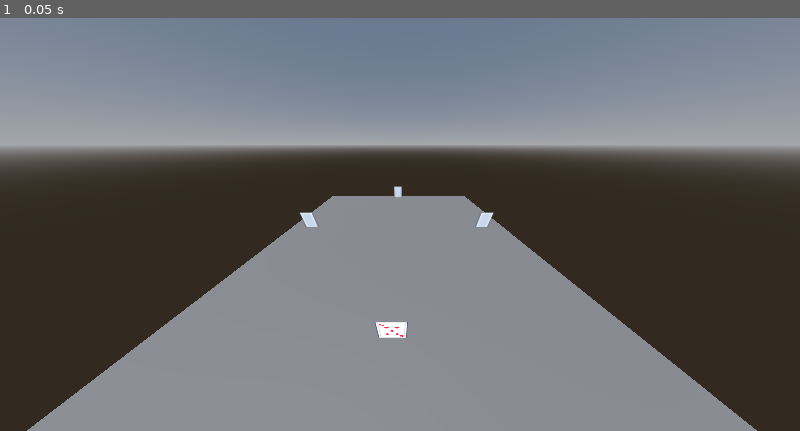
Above: before the commit, frame 1.
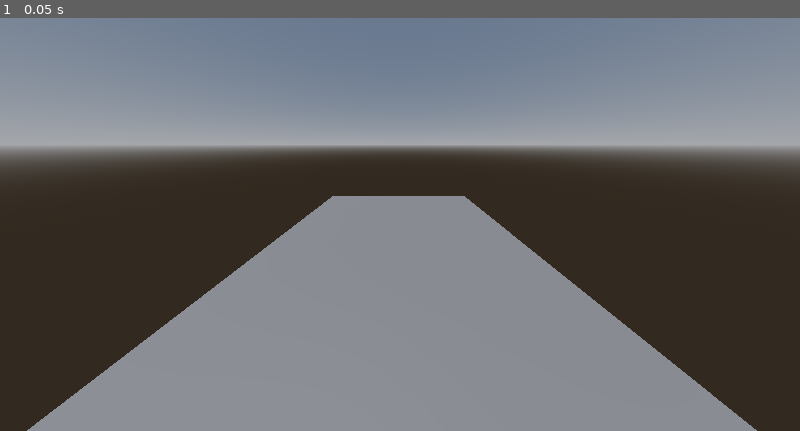
Above: after the commit, the same moment.

Repository: Feirbran/kuku
Game: Godot game, scene res://scenes/GameTable.tscn
Two runs of this game, one before a commit and one after it. Both use one fixed random seed, a clock stepped at 60 frames per second and the inputs below.
Inputs:
- Up to frame 1 (0.05 s): no input

The runs differ from the first frame. In frame 1, 0.3% of the frame differs, in the area x 37-62%, y 40-78%.

Commit message:
Nuovi marker = nuovi problemi

Diff:
--- a/game_manager.gd
+++ b/game_manager.gd
@@ -115,6 +115,11 @@
 		printerr("ERRORE: player_positions_node è null in deal_initial_cards!")
 		return
 
+	var card_spawn_points = get_node("CardSpawnPoints") # Ottieni il nodo contenitore delle posizioni carta
+	if not is_instance_valid(card_spawn_points) or card_spawn_points.get_child_count() < num_players:
+		printerr("ERRORE: Nodo CardSpawnPoints non trovato o non ha abbastanza posizioni!")
+		return
+
 	for i in range(num_players):
 		var drawn_card_data: CardData = DeckSetupScene.draw_card()
 		if drawn_card_data == null:
@@ -128,18 +133,23 @@
 		add_child(card_instance)
 		card_instance.card_data = drawn_card_data
 		players_data[i]["visual_card"] = card_instance
-		var player_marker: Marker3D = players_data[i]["marker"]
 
-		card_instance.global_transform.origin = player_marker.global_transform.origin + player_marker.transform.basis.z * 0.5 + Vector3(0, 0.02, 0)
-		card_instance.global_transform.basis = player_marker.global_transform.basis
+		var card_spawn_point = card_spawn_points.get_child(i) as Marker3D
+		if is_instance_valid(card_spawn_point):
+			card_instance.global_transform.origin = card_spawn_point.global_transform.origin + Vector3(0, 0.02, 0) # Posiziona sopra il tavolo
+			card_instance.global_transform.basis = card_spawn_point.global_transform.basis # Mantieni l'orientamento del punto di spawn
+		else:
+			printerr("ERRORE: Impossibile trovare il punto di spawn della carta ", i)
 
-		# Assumi che tu abbia una variabile 'local_player_index' che indica l'indice del giocatore locale
-		if i == local_player_index:
-			card_instance.show_front() # Mostra il fronte per il giocatore locale
-		else:
-			card_instance.show_back()  # Mostra il retro per gli altri giocatori
+		# Inizialmente mostra il retro per tutti
+		card_instance.show_back()
+		active_card_instances.append(card_instance)
 
-		active_card_instances.append(card_instance)
+	# Rivelare la carta del giocatore locale
+	if local_player_index >= 0 and local_player_index < players_data.size():
+		var local_player_card_visual = players_data[local_player_index].visual_card as CardVisual
+		if is_instance_valid(local_player_card_visual):
+			local_player_card_visual.show_front()
 
 	print("Distribuzione completata.")
 # Qui puoi aggiungere altre funzioni del tuo game_manager (gestione del turno, ecc.)
--- a/scenes/GameTable.tscn
+++ b/scenes/GameTable.tscn
@@ -51,6 +51,20 @@
 [node name="Player4" type="Marker3D" parent="PlayerPositions"]
 transform = Transform3D(1, 0, 0, 0, 1, 0, 0, 0, 1, -3, 0, 0)
 
+[node name="CardSpwanPoint" type="Node3D" parent="."]
+
+[node name="CardSpot1" type="Marker3D" parent="CardSpwanPoint"]
+transform = Transform3D(1, 0, 0, 0, 1, 0, 0, 0, 1, 0, 0, -3)
+
+[node name="CardSpot2" type="Marker3D" parent="CardSpwanPoint"]
+transform = Transform3D(1, 0, 0, 0, 1, 0, 0, 0, 1, 3, 0, 0)
+
+[node name="CardSpot3" type="Marker3D" parent="CardSpwanPoint"]
+transform = Transform3D(1, 0, 0, 0, 1, 0, 0, 0, 1, 0, 0, 3)
+
+[node name="CardSpot4" type="Marker3D" parent="CardSpwanPoint"]
+transform = Transform3D(1, 0, 0, 0, 1, 0, 0, 0, 1, -3, 0, 0)
+
 [node name="HUD" type="CanvasLayer" parent="."]
 
 [connection signal="ready" from="." to="GameManager" method="_on_game_table_ready"]
